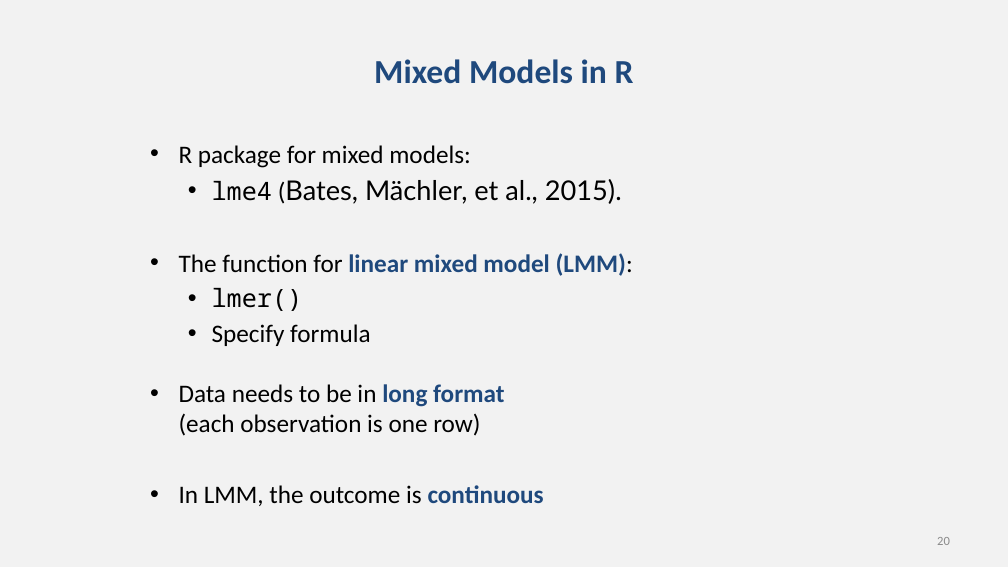
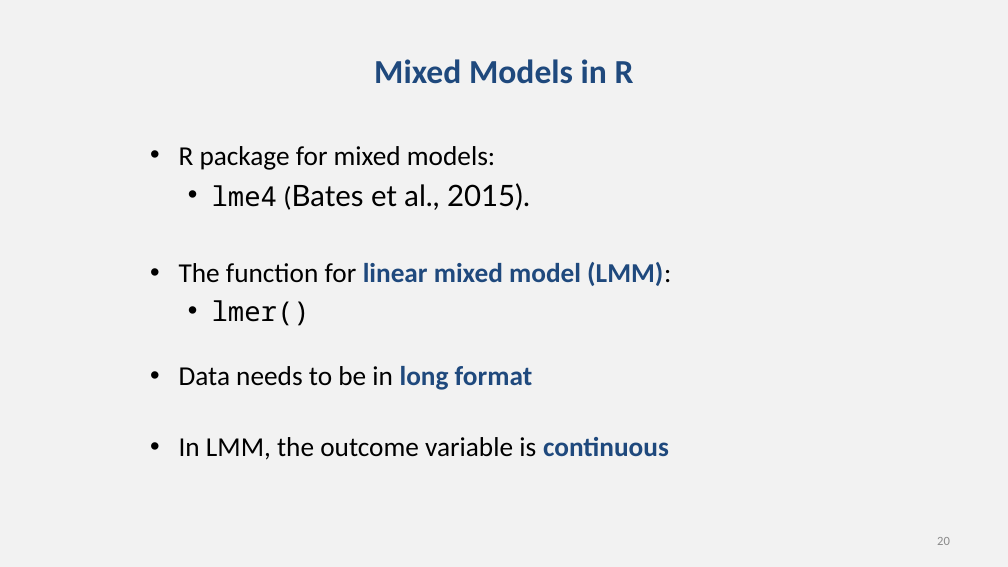
Before and after one commit to chrisjberry/datafluencyCB, a slide deck: slide 20 of docs/slides/PSYC761_L8_MixedModels.pptx. Drawn at 1008x567 pixels with LibreOffice and Linux fonts; fonts in the diff are those of the drawing. Boxes give left, top, right and bottom in pixels: in the first picture for what was removed or moved away, otherwise in the second. Text is boxed around its words. In the diff, an @@ line names an element or a change of style, - is before the commit and + after.

```diff
--- a/docs/slides/PSYC761_L8_MixedModels.pptx
+++ b/docs/slides/PSYC761_L8_MixedModels.pptx
@@ text at (179,146,671,326): size 24.1 to 26 pt in "R package for mixed models:", "The function for linear mixed model (LMM):", "lmer()" @@
@@ text at (212,183,530,210): text changed; size 25.9 to 28 pt @@
-  • lme4 (Bates, Mächler, et al., 2015).
+  • lme4 (Bates et al., 2015).
@@ text at (179,366,669,460): text changed; size 24.1 to 26 pt @@
-  • Specify formula
-• Data needs to be in long format
-  (each observation is one row)
-• In LMM, the outcome is continuous
+• Data needs to be in long format
+• In LMM, the outcome variable is continuous
```
Also in this commit, not shown: 20 other slides changed.
